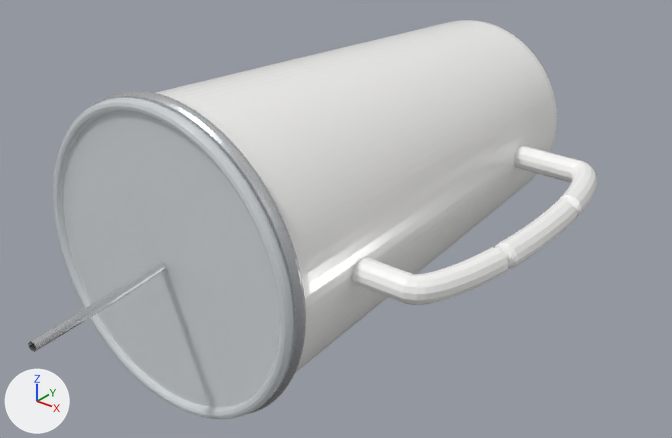
What one commit did to the glTF model tumbler_avec_anse.glb.
Rendered twice from a camera (50 mm lens) standing at (1.551, -2.73, 1.073) and looking at (0.153, -0.983, -0.011). The lights are fixed; the arrows at lower left show +X, +Y and +Z. The picture after the commit comes second. Where no turn or scale is listed for an object, it has been applied to the vertices.

Names of what the first picture shows: 'Anse_attachee', 'Bord_inox', 'Corps_blanc_personnalisable', 'Couvercle_transparent', 'Dessus_couvercle', 'Paille_inox'.
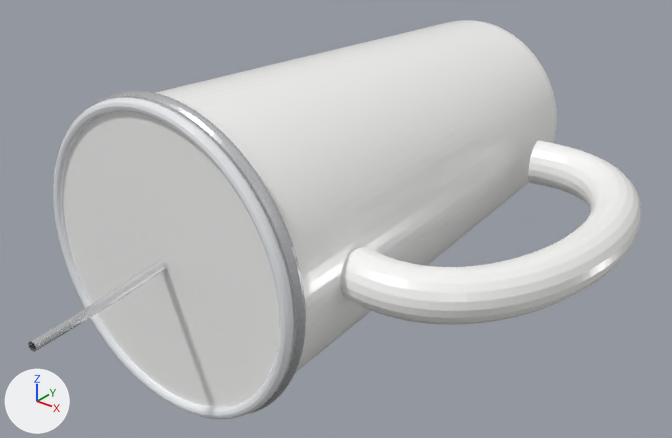
Location of each change, [x1, y1, x2, y2] in pixels of the pictures (672 x 438 px):
'Dessus_couvercle', recoloured
    both: [63, 111, 279, 407]
'Anse_courbe_continue', added
    after: [340, 141, 641, 325]
'Anse_attachee', no longer drawn
    before: [353, 145, 597, 305]

Diff of the bpy script that builds the scene:
```diff
--- a/tumbler_avec_anse.glb.py
+++ b/tumbler_avec_anse.glb.py
@@ mat_material_3 @@
+mat_material_3 = principled_material('Material_3')
+mat_material_3.base_color = (0.949, 0.945, 0.937)  # white #f9f9f8
+mat_material_3.metallic = 0.02
+mat_material_3.roughness = 0.3
@@ mat_material_4 @@
+mat_material_4 = principled_material('Material_4')
+mat_material_4.base_color = (0.965, 0.961, 0.949)  # white #fbfbf9
+mat_material_4.metallic = 0.02
+mat_material_4.roughness = 0.28
@@ me_dessus_couvercle @@
 me_dessus_couvercle.from_pydata(...)  # 194 vertices, 384 faces; spans x -0.384..0.384, y -1.457..-1.435, z -0.384..0.384
-me_dessus_couvercle.materials.append(mat_material_2)  # white #ecf2f5
+me_dessus_couvercle.materials.append(mat_material_3)  # white #f9f9f8
@@ me_anse_courbe_continue @@
+me_anse_courbe_continue.from_pydata(...)  # 1100 vertices, 2196 faces; spans x 0.375..0.837, y -1.268..-0.241, z -0.065..0.065
+me_anse_courbe_continue.materials.append(mat_material_4)  # white #fbfbf9
@@ ob_anse_attachee @@
-ob_anse_attachee = bpy.data.objects.new('Anse_attachee', me_anse_attachee)
+ob_anse_attachee = bpy.data.objects.new('Anse_attachee', None)
 ob_anse_attachee.parent = ob_world
@@ ob_anse_courbe_continue @@
+ob_anse_courbe_continue = bpy.data.objects.new('Anse_courbe_continue', me_anse_courbe_continue)
+ob_anse_courbe_continue.location = (0.0, 0.0, 0.0)
```
